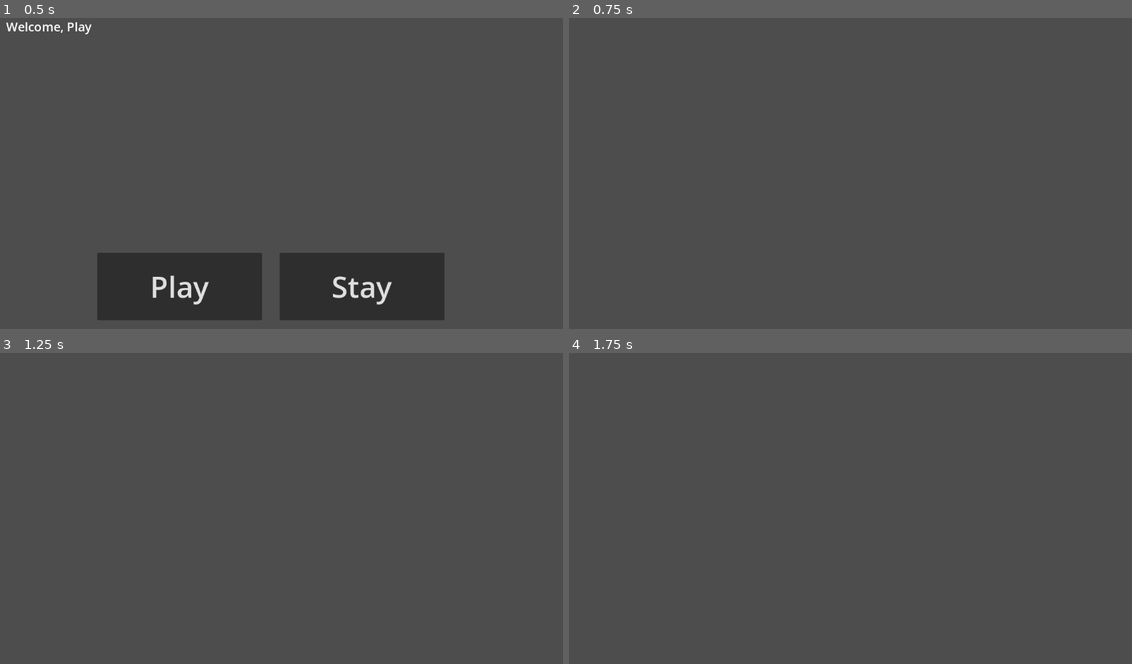
Above: before the commit, frames 1-4 (two rows, left to right).
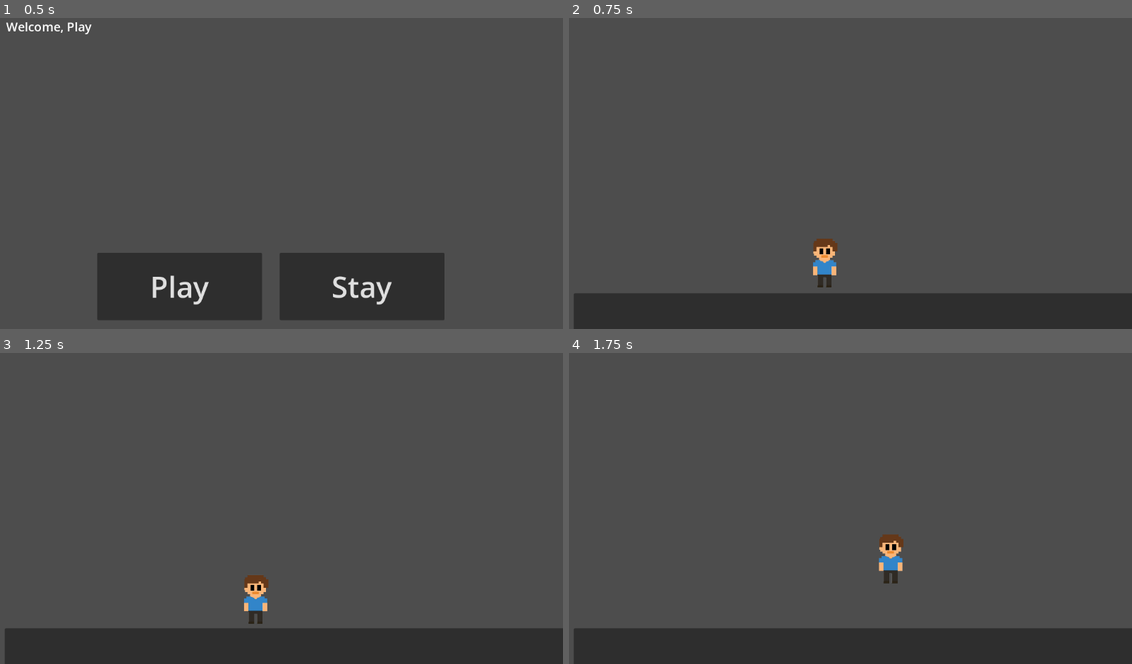
Above: after the commit, the same moments.

Repository: DarcoLard/new-game-project
Game: Godot game, scene res://main.tscn
Two runs of this game, one before a commit and one after it. Both use one fixed random seed, a clock stepped at 60 frames per second and the inputs below.
Inputs:
- Up to frame 1 (0.5 s): no input
- Up to frame 2 (0.75 s): click "Play" at 0.5 s
- Up to frame 3 (1.25 s): no input
- Up to frame 4 (1.75 s): tap Enter (ui_accept) at 1.25, 1.52 s; hold Right (ui_right) from 1.28 s (still down)

Frame 1 is identical in both runs. In frame 2, 12% of the frame differs, in the area x 0-100%, y 70-100%; in frame 3, 12%; in frame 4, 12%, in the area x 0-100%, y 58-100%.

Commit message:
new updates

Diff:
--- a/Player/Player.tscn
+++ b/Player/Player.tscn
@@ -57,11 +57,11 @@
 script = ExtResource("1_vlldt")
 
 [node name="CollisionShape2D" type="CollisionShape2D" parent="."]
-position = Vector2(470, 609)
+position = Vector2(485, 551)
 shape = SubResource("CapsuleShape2D_dm7nj")
 
 [node name="AnimatedSprite2D" type="AnimatedSprite2D" parent="CollisionShape2D"]
-position = Vector2(-8, -3)
+position = Vector2(-5, 4)
 scale = Vector2(0.2, 0.189)
 sprite_frames = SubResource("SpriteFrames_3mea3")
-animation = &"death"
+animation = &"idle"
--- a/world.tscn
+++ b/world.tscn
@@ -1,4 +1,38 @@
-[gd_scene format=3 uid="uid://ckavqb25bdaul"]
+[gd_scene load_steps=5 format=3 uid="uid://bxfnkqtqweqko"]
+
+[ext_resource type="PackedScene" uid="uid://5wfaiuixi4mu" path="res://Player/Player.tscn" id="1_f3sb7"]
+
+[sub_resource type="RectangleShape2D" id="RectangleShape2D_fj7yv"]
+size = Vector2(1158, 476)
+
+[sub_resource type="RectangleShape2D" id="RectangleShape2D_tlwt5"]
+size = Vector2(239, 594)
+
+[sub_resource type="RectangleShape2D" id="RectangleShape2D_aqk2v"]
+size = Vector2(106, 627)
 
 [node name="World" type="Node2D"]
-visible = false
+
+[node name="Player" parent="." instance=ExtResource("1_f3sb7")]
+position = Vector2(50, -52)
+
+[node name="StaticBody2D" type="StaticBody2D" parent="."]
+position = Vector2(23, 8)
+
+[node name="CollisionShape2D" type="CollisionShape2D" parent="StaticBody2D"]
+position = Vector2(565, 810)
+shape = SubResource("RectangleShape2D_fj7yv")
+
+[node name="CollisionShape2D2" type="CollisionShape2D" parent="StaticBody2D"]
+position = Vector2(-138, 349)
+shape = SubResource("RectangleShape2D_tlwt5")
+
+[node name="CollisionShape2D3" type="CollisionShape2D" parent="StaticBody2D"]
+position = Vector2(1188, 327)
+shape = SubResource("RectangleShape2D_aqk2v")
+
+[node name="Panel" type="Panel" parent="."]
+offset_left = 11.0
+offset_top = 575.0
+offset_right = 1164.0
+offset_bottom = 811.0
